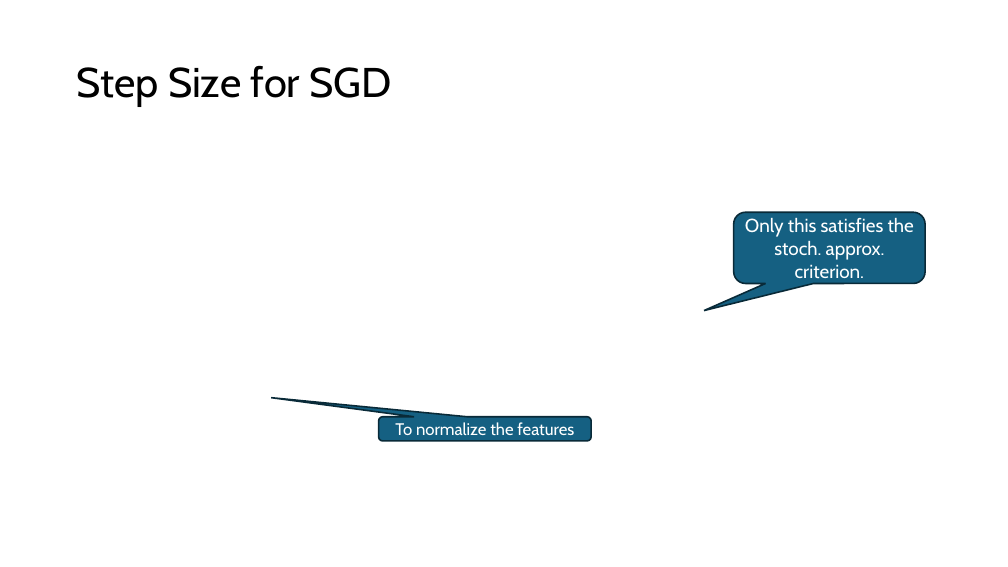
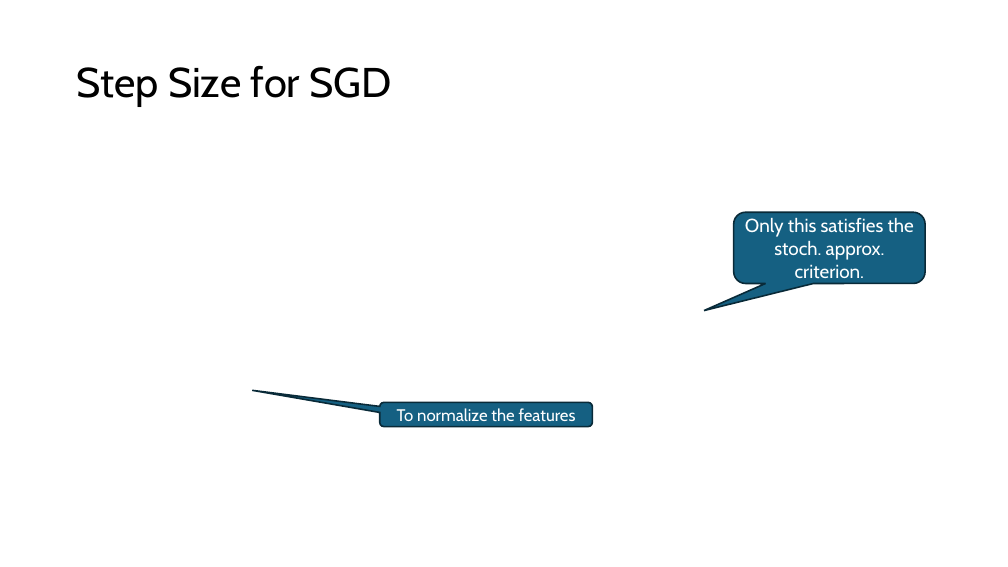
Before and after one commit to mhahsler/Introduction_to_Reinforcement_Learning, a slide deck: slide 12 of slides/Lecture_Chapter09.pptx. Drawn at 1008x567 pixels with LibreOffice and Linux fonts; fonts in the diff are those of the drawing; grey boxes stand for pictures. Boxes give left, top, right and bottom in pixels: in the first picture for what was removed or moved away, otherwise in the second. Text is boxed around its words. In the diff, an @@ line names an element or a change of style, - is before the commit and + after.

```diff
--- a/slides/Lecture_Chapter09.pptx
+++ b/slides/Lecture_Chapter09.pptx
@@ rounded speech box "To normalize the features": place and size @@
-rounded speech box "To normalize the features" at box(379, 417, 591, 441)
+rounded speech box "To normalize the features" at box(380, 402, 592, 426)
@@ rounded speech box "To normalize the features" at box(380, 402, 592, 426): proportions changed @@
```
Also in this commit, not shown: 2 other slides changed, 1 other file.
